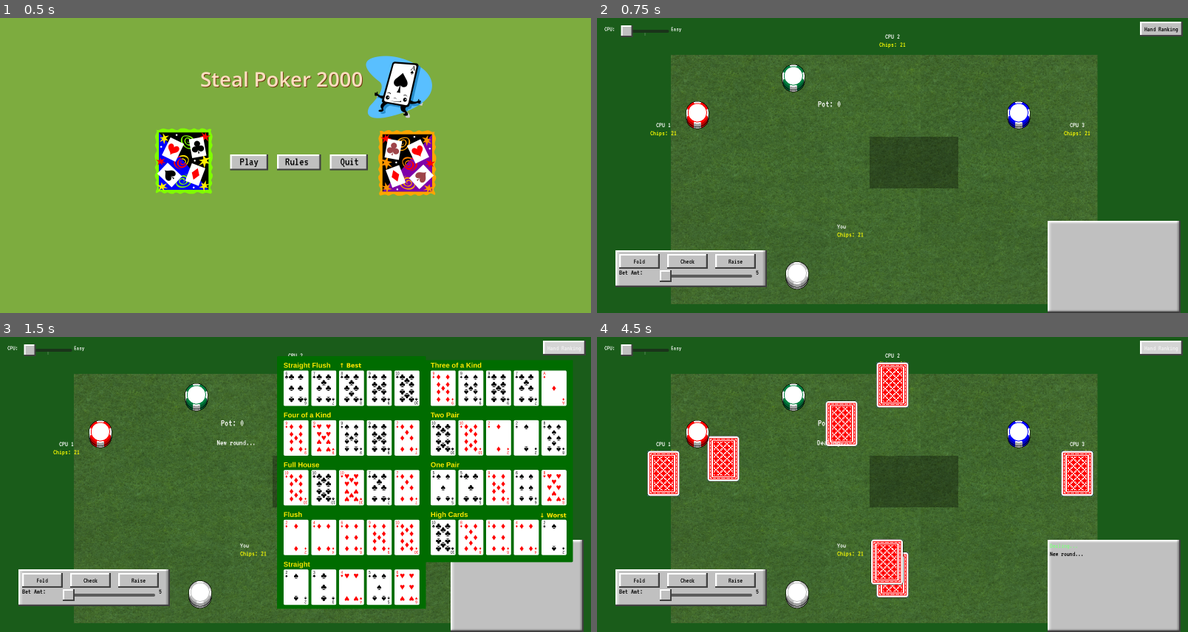
Above: before the commit, frames 1-4 (two rows, left to right).
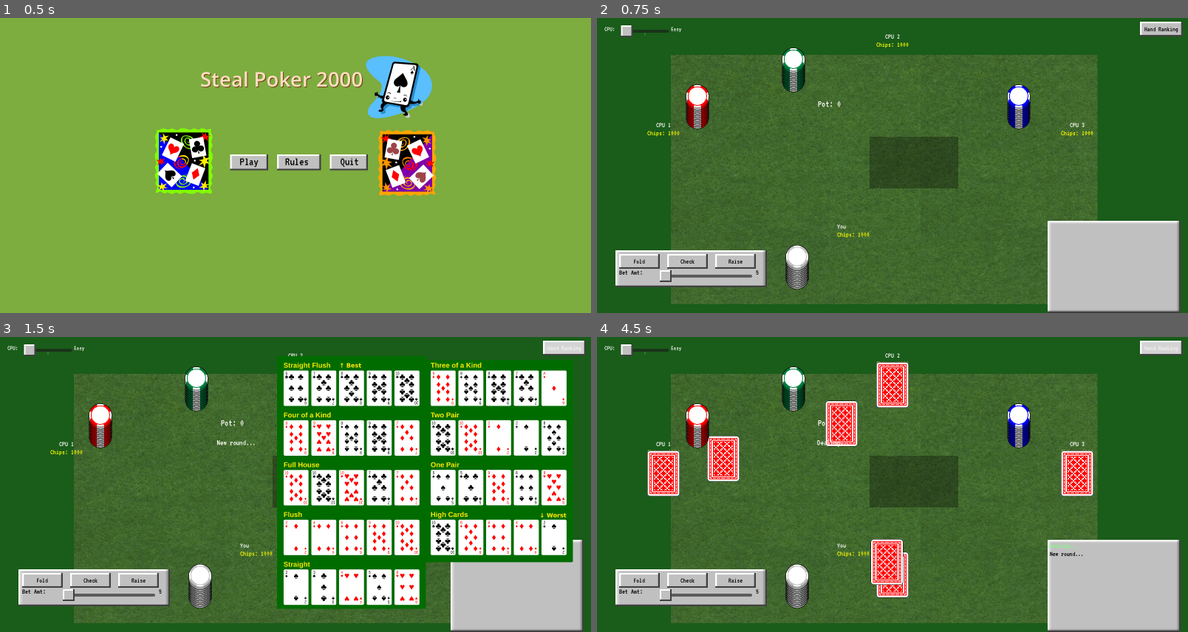
Above: after the commit, the same moments.

Repository: AzureJames/poker-stl
Game: Godot game, scene res://scene/main.tscn
The game is run twice, just before and just after one commit, with the same random seed, the same clock (stepped at 60 frames per second) and the same inputs.
Inputs:
- Up to frame 1 (0.5 s): no input
- Up to frame 2 (0.75 s): click "Play" at 0.5 s
- Up to frame 3 (1.5 s): click "Hand Ranking" at 1.25 s
- Up to frame 4 (4.5 s): click "Fold" at 2 s; click "Check" at 2.75 s; click "Raise" at 3.5 s; click "Hand Ranking" at 4.25 s

Frame 1 is identical in both runs. In frame 2, 2.0% of the frame differs, in the area x 8-84%, y 8-91%; in frame 3, 1.5%; in frame 4, 1.9%.

Commit message:
split pot cg

Diff:
--- a/scene/main.tscn
+++ b/scene/main.tscn
@@ -9,7 +9,7 @@
 [ext_resource type="Script" uid="uid://joc4crsppm7s" path="res://script/chip_manager.gd" id="6_4j5ol"]
 [ext_resource type="Texture2D" uid="uid://bbfv2dh8efp02" path="res://asset/card_games,cards,clubs,diamonds,games,hearts,leisure,playing_cards,spades,stamps,symbols,MC900150875.png" id="6_tqoya"]
 [ext_resource type="Texture2D" uid="uid://d06t85bnsc1oo" path="res://asset/ace_of_spades,aces,card_games,creatures,fantasy,games,households,leisure,luck,metaphors,playing_cards,recreation,MC900364276.png" id="7_k65ib"]
-[ext_resource type="AudioStream" uid="uid://bt4ot7fb2jv5r" path="res://asset/Audio/pokerIntroDecent2.mp3" id="10_tqoya"]
+[ext_resource type="AudioStream" uid="uid://bevfts8tuhmel" path="res://asset/Audio/pokerIntro3.mp3" id="10_tqoya"]
 
 [sub_resource type="StyleBoxEmpty" id="StyleBoxEmpty_4j5ol"]
 
@@ -151,6 +151,7 @@
 [node name="Music" type="AudioStreamPlayer" parent="." unique_id=940615733]
 unique_name_in_owner = true
 stream = ExtResource("10_tqoya")
+volume_db = -7.583
 autoplay = true
 
 [connection signal="pressed" from="StartMenu/ColorRect/HBoxContainer/Button" to="StartMenu/ColorRect/HBoxContainer" method="_on_button_pressed"]
--- a/scene/startmenu_box_container.gd
+++ b/scene/startmenu_box_container.gd
@@ -3,7 +3,8 @@
 
 func _on_button_pressed() -> void:
 	get_parent().get_parent().get_parent().call_deferred('start_game')
-	%Music.stream = load("res://asset/Audio/poker3.mp3")
+	%Music.stream = load("res://asset/Audio/poker4.mp3")
+	%Music.volume_db = 0.0
 	%Music.play()
 	get_parent().get_parent().visible = !get_parent().get_parent().visible
 
--- a/script/ai/ai_easy.gd
+++ b/script/ai/ai_easy.gd
@@ -1,5 +1,7 @@
 class_name AIEasy
 extends AIBase
+
+var under_this_folds := .31
 
 func randomize_personality():
 	aggro = 0.2 + randf() * 0.2
@@ -21,10 +23,11 @@
 	var call_thresh = 0.25 - looseness * 0.15
 
 	if can_raise and (strength > raise_thresh or (strength > semi_thresh and randf() > 0.5)):
-		var amt = min(max_bet, call_amt + 1)
-		amt = max(1, int(amt))
-		amt = min(amt, player_chips)
-		amt = min(amt, 100 - player_bet)
+		#var amt = min(max_bet, call_amt + 1)
+		#amt = max(1, int(amt))
+		#amt = min(amt, player_chips)
+		#amt = min(amt, 100 - player_bet)
+		var amt = mini( (randi()% 20 ) + 1, player_chips)
 		return {"action": "raise", "amount": amt}
 	if can_raise and strength < 0.3 and randf() > 1.0 - bluff:
 		return {"action": "raise", "amount": call_amt + 1}
@@ -32,9 +35,7 @@
 		return {"action": "call", "amount": call_amt}
 	elif call_amt == 0:
 		return {"action": "call", "amount": 0}
-	elif strength < 0.12 and call_amt > 10:
-		return {"action": "fold", "amount": 0}
-	elif randf() < 0.35:
+	elif randf() < under_this_folds:
 		return {"action": "fold", "amount": 0}
 	else:
 		return {"action": "call", "amount": call_amt}
--- a/script/chip_manager.gd
+++ b/script/chip_manager.gd
@@ -104,7 +104,7 @@
 			var chip_in_pile = chip_idx % 8
 			var pile_col = pile % 6
 			var pile_row = pile / 6
-			tr.position = Vector2(pile_col * 51, pile_row * 50 - chip_in_pile * 5)
+			tr.position = Vector2(pile_col * 53, pile_row * 50 - chip_in_pile * 5)
 			_pot_container.add_child(tr)
 			chip_idx += 1
 	while chip_idx < count:
@@ -114,7 +114,7 @@
 		var chip_in_pile = chip_idx % 8
 		var pile_col = pile % 6
 		var pile_row = pile / 6
-		tr.position = Vector2(pile_col * 50, pile_row * 50 - chip_in_pile * 5)
+		tr.position = Vector2(pile_col * 53, pile_row * 50 - chip_in_pile * 5)
 		_pot_container.add_child(tr)
 		chip_idx += 1
 
--- a/script/game_manager.gd
+++ b/script/game_manager.gd
@@ -1,10 +1,10 @@
 extends Control
 
 const NUM_PLAYERS = 4
-const STARTING_CHIPS = 21
+const STARTING_CHIPS = 1000
 
 const ANTE_PERCENT = 0.05
-const MAX_BET = 65
+const MAX_BET = 100
 const STEAL_TIMER = 21.0
 const CARD_W = 88
 const CARD_H = 124
@@ -829,7 +829,7 @@
 	checkcall_button.visible = true
 
 	var slider_min = 5
-	var slider_max = 65
+	var slider_max = 100
 	var cannot_meet_call = call_amount > slider_max
 
 	raise_button.visible = can_raise and !cannot_meet_call
@@ -1364,10 +1364,51 @@
 		if compare_hands(results[i].result, best.result) == 0:
 			tied.append(results[i])
 
-	var share = pot / tied.size()
-	for t in tied:
-		player_chips[t.player] += share
-		$ChipManager.update_player_pile(t.player, player_chips[t.player])
+	if tied.size() == 1:
+		var winner_idx = tied[0].player
+		var cap = player_bets[winner_idx] * active_players.size()
+		var winnings = min(pot, cap)
+		player_chips[winner_idx] += winnings
+		$ChipManager.update_player_pile(winner_idx, player_chips[winner_idx])
+
+		var excess = pot - winnings
+		if excess > 0:
+			var other_players = []
+			for p in active_players:
+				if p != winner_idx:
+					other_players.append(p)
+
+			var other_bets_total = 0
+			for p in other_players:
+				other_bets_total += player_bets[p]
+
+			if other_bets_total > 0:
+				var distributed = 0
+				for i in range(other_players.size() - 1):
+					var p = other_players[i]
+					var refund = (excess * player_bets[p]) / other_bets_total
+					player_chips[p] += refund
+					$ChipManager.update_player_pile(p, player_chips[p])
+					distributed += refund
+				var last_p = other_players[other_players.size() - 1]
+				player_chips[last_p] += excess - distributed
+				$ChipManager.update_player_pile(last_p, player_chips[last_p])
+			else:
+				var equal_share = excess / other_players.size()
+				var distributed = 0
+				for i in range(other_players.size() - 1):
+					var p = other_players[i]
+					player_chips[p] += equal_share
+					$ChipManager.update_player_pile(p, player_chips[p])
+					distributed += equal_share
+				var last_p = other_players[other_players.size() - 1]
+				player_chips[last_p] += excess - distributed
+				$ChipManager.update_player_pile(last_p, player_chips[last_p])
+	else:
+		var share = pot / tied.size()
+		for t in tied:
+			player_chips[t.player] += share
+			$ChipManager.update_player_pile(t.player, player_chips[t.player])
 	$ChipManager.update_pot(0)
 
 	if best.player == 0:
@@ -1569,8 +1610,15 @@
 func hand_result_name(result: Dictionary) -> String:
 	var name = Globals.HAND_NAME[result.type]
 	if !result.ranks.is_empty():
-		if result.type == Globals.HandType.PAIR or result.type == Globals.HandType.THREE_OF_KIND or result.type == Globals.HandType.FOUR_OF_KIND:
+		if result.type == Globals.HandType.TWO_PAIR:
 			name += " (%s)" % Globals.RANK_NAME.get(result.ranks[0], "?")
+			name += " (%s)" % Globals.RANK_NAME.get(result.ranks[1], "?")
+			return name
+		if result.type == Globals.HandType.PAIR or result.type == Globals.HandType.THREE_OF_KIND  or result.type == Globals.HandType.FOUR_OF_KIND:
+			name += " (%s)" % Globals.RANK_NAME.get(result.ranks[0], "?")
+			return name
+		if result.type == Globals.HandType.FLUSH:
+			return name
 		else:
 			name += " (%s)" % _rank_str(result.ranks)
 	return name
Not shown, added: asset/Audio/poker4.mp3.import
Not shown, added: asset/Audio/pokerIntro2.mp3.import
Not shown, added: asset/Audio/pokerIntro3.mp3.import
Not shown, added: asset/Audio/poker4.mp3
Not shown, added: asset/Audio/pokerIntro2.mp3
Not shown, added: asset/Audio/pokerIntro3.mp3
